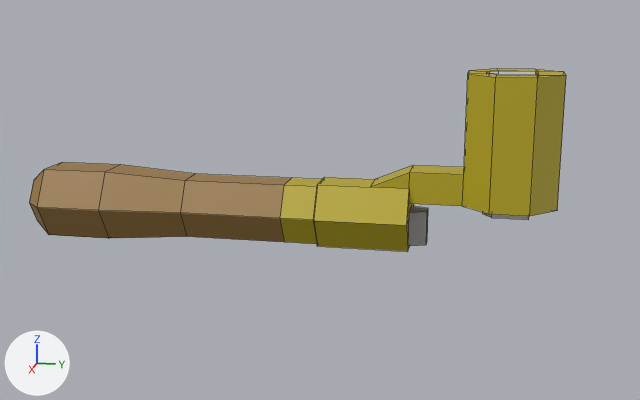
The Blender file blender/train_controller_handle.blend as it was, and as the next commit left it.
Before and after are seen from a 50 mm lens placed at (0.471, -0.009, 0.052), pointed at (0.001, -0.103, -0.066). Lighting does not change. The marker at lower left points along +X, +Y and +Z. Mesh edges are drawn as thin lines. The same objects are shown in both versions, whatever each file hides.

Script lines for the objects in view, before the commit:
```python
me_立方体_001 = bpy.data.meshes.new('立方体.001')
me_立方体_001.from_pydata(...)  # 92 vertices, 89 faces; spans x -0.032..0.032, y -0.362..0.032, z 0.044..0.175
# faces by material slot: [59, 25, 5]
me_立方体_001.materials.append(mat_material_brass)  # yellow #b8a71b
me_立方体_001.materials.append(mat_material_wood)  # brown #99773f
me_立方体_001.materials.append(mat_material_darkgray)  # grey #9d9d9d
ob_type4_needle2 = bpy.data.objects.new('type4_needle2', me_立方体_001)
ob_type4_needle2.location = (0.0, 0.0, -0.125)
ob_type4_needle2.scale = (0.75, 0.75, 0.75)
```
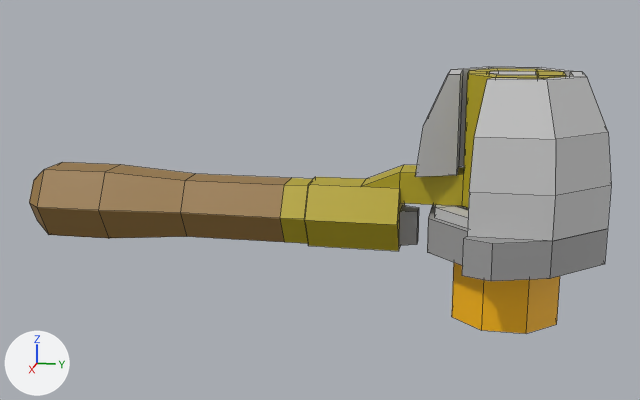
Boxes (x1, y1, x2, y2) around the edits, measured in the pictures (640 x 400 px; the box of a moved part takes in the faces that stretch with it):
'type4_needle2', reshaped
    before: (29, 68, 566, 252)
    after: (29, 68, 566, 251)
'type3_base', added
    after: (416, 66, 611, 334)
    faces in mat_material_lightgray (light grey #c8c8c8): (416, 66, 611, 241)
    faces in mat_material_darkgray (grey #9d9d9d): (427, 205, 607, 281)
    faces in mat_material_base1 (yellow #ffbb00): (452, 263, 560, 334)
part 1 of me_立方体_001, moved or reshaped
    before: (408, 206, 428, 246)
    after: (399, 206, 419, 245)
part 2 of me_立方体_001, moved or reshaped
    before: (280, 165, 464, 252)
    after: (280, 165, 464, 251)

What the commit changed:
me_立方体_001 has 92 vertices, 89 faces and spans x -0.032..0.032, y -0.362..0.032, z 0.044..0.175.
me_立方体_001 is used by ob_type4_needle2; location (0.0, 0.0, -0.125); scale (0.75, 0.75, 0.75).
me_立方体_001 part 1: the loose piece of 8 vertices spanning x -0.01..0.01, y -0.07..-0.057, z 0.05..0.075 is moved by (0.0, -0.007, 0.0).
me_立方体_001 part 2: 24 of the vertices in x -0.027..0.027, y -0.137..-0.07, z 0.047..0.105 are moved by (0.0, -0.007, 0.0).
Mesh me_立方体_005_1 is new.
It has 107 vertices, 88 faces and spans x -0.075..0.078, y -0.065..0.065, z 0.0..0.175.
Faces by material slot: [54, 25, 9].
It uses material mat_material_lightgray (light grey #c8c8c8).
It uses material mat_material_darkgray (grey #9d9d9d).
It uses material mat_material_base1 (yellow #ffbb00).
Object 'type3_base' (ob_type3_base) is new; it shows me_立方体_005_1.
Its location is (0.0, 0.0, -0.125).
Its scale is (0.75, 0.75, 0.75).
